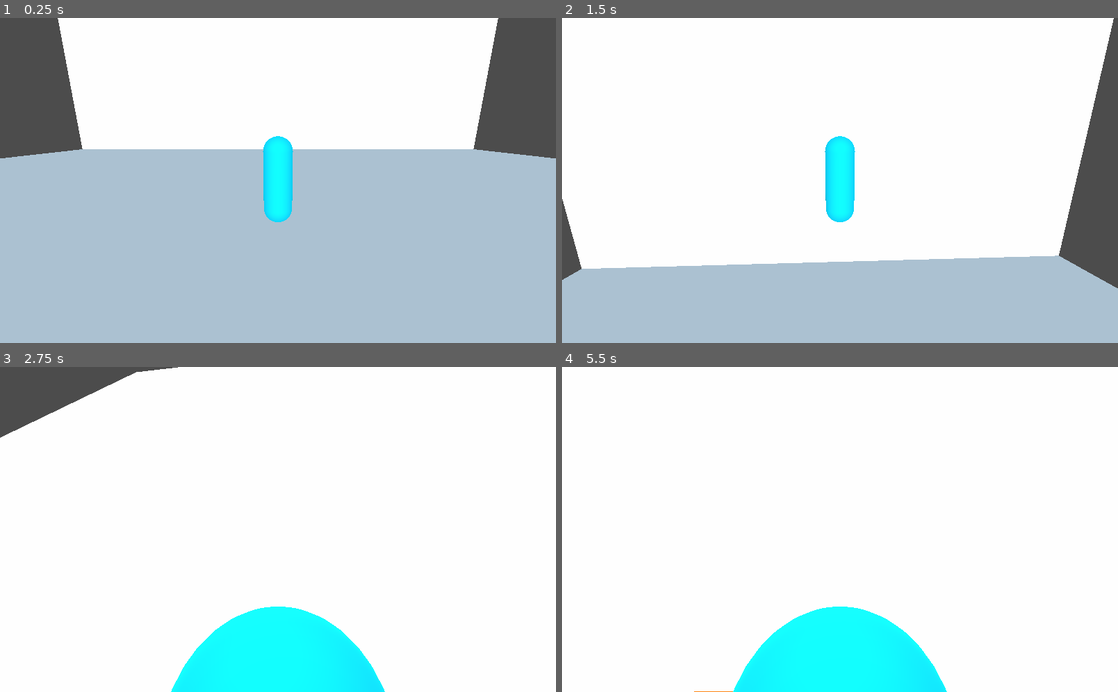
Above: before the commit, frames 1-4 (two rows, left to right).
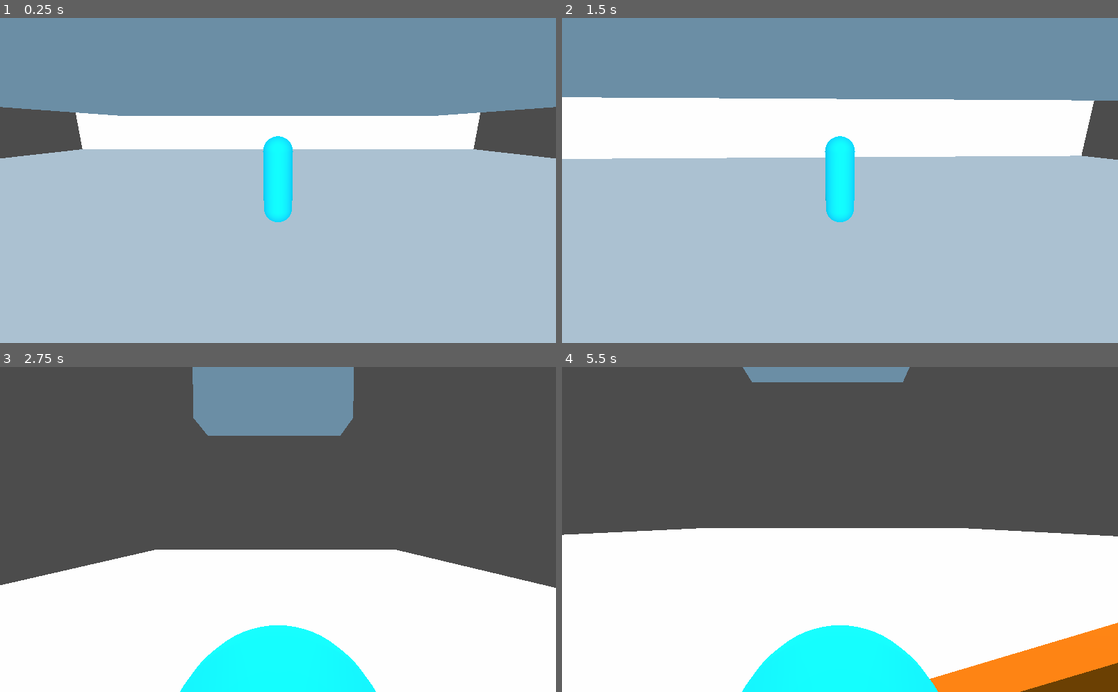
Above: after the commit, the same moments.

Repository: Albertoie710231/Godot_test_1
Game: Godot game, scene res://world/world.tscn
Same seed, same stepped clock (60 frames per second), same inputs: the game is played once before the commit and once after it.
Inputs (mouse positions are in pixels of both pictures, inside the frame that each line leads up to):
- Up to frame 1 (0.25 s): no input
- Up to frame 2 (1.5 s): tap Enter at 0.5 s; move the mouse to (867, 180) at 0.52 s; hold W (move_forward) from 0.53 s (still down); tap Q (action_button) at 0.6 s; tap Space (jump) at 0.77 s; tap E (ready_button) at 0.8, 1.35 s; move the mouse to (812, 180) at 1.27 s
- Up to frame 3 (2.75 s): keep holding W (move_forward); tap Space (jump) at 1.52 s; tap Q (action_button) at 1.55, 2.1 s; move the mouse to (289, 523) at 2.02 s; tap E (ready_button) at 2.3 s
- Up to frame 4 (5.5 s): keep holding W (move_forward); move the mouse to (834, 536) at 2.77 s; click (834, 536) at 2.85 s; tap Space (jump) at 3.02, 3.77, 4.52, 5 s; tap Q (action_button) at 3.05, 4.35 s; move the mouse to (878, 532) at 3.52 s; tap E (ready_button) at 3.6, 5.1 s; move the mouse to (795, 526) at 4.27 s; move the mouse to (845, 529) at 5.02 s

The runs differ from the first frame. In frame 1, 30% of the frame differs, in the area x 0-100%, y 0-31%; in frame 2, 57%; in frame 3, 59%, in the area x 0-100%, y 0-100%; in frame 4, 57%.

Commit message:
Secondary camera looks at valid target.

Diff:
--- a/Prueba_1/world/Characters/CameraPivot.gd
+++ b/Prueba_1/world/Characters/CameraPivot.gd
@@ -1,10 +1,27 @@
-extends Spatial
+extends SpringArm
 
 export var mouse_sensitivity := 0.05
 export var controller_sesitivity = 0.1
 
-func _unhandled_input(event):
-	if get_node("Camera").current == true:
-		if event is InputEventMouseMotion and Input.get_mouse_mode() == Input.MOUSE_MODE_CAPTURED:
-			rotation_degrees.y -= event.relative.x * mouse_sensitivity
-			rotation_degrees.y = wrapf(rotation_degrees.y, 0, 360.0)
+func _ready():
+	set_as_toplevel(true)
+
+func _physics_process(delta):
+	if get_node("SecondaryCamera").current == true:
+		var direct_state = get_world().direct_space_state
+		var collider = direct_state.intersect_ray(get_parent().transform.origin, Vector3(0, 1000.0, 0))
+		if collider:
+			var hypotenuse = 0.0
+			var co = 0.0
+			var degrees_x = 0.0
+			collider.position.y -= (get_parent().transform.origin.y)
+			co = collider.position.y
+			hypotenuse = sqrt(co*co + spring_length*spring_length)
+			degrees_x = rad2deg(acos(spring_length/hypotenuse))
+			get_node("SecondaryCamera").rotation_degrees.x = degrees_x
+			print(degrees_x)
+
+		#if event is InputEventMouseMotion and Input.get_mouse_mode() == Input.MOUSE_MODE_CAPTURED:
+			#look_at(collider.position, Vector3.UP)
+			#rotation_degrees.y -= event.relative.x * mouse_sensitivity
+			#rotation_degrees.y = wrapf(rotation_degrees.y, 0, 360.0)
--- a/Prueba_1/world/Characters/Player.gd
+++ b/Prueba_1/world/Characters/Player.gd
@@ -18,19 +18,20 @@
 onready var _model : Spatial = $Pivot
 onready var _collision_shape : CollisionShape = $CollisionShape
 onready var _area_shape : CollisionShape = $Area/CollisionShape
-onready var _secundary_camera : Spatial = $CameraPivot
+onready var _secundary_camera : SpringArm = $SecondarySpringarm
 
 func _process(_delta:float) -> void:
 	_spring_arm.translation = self.translation
+	_secundary_camera.translation = self.translation
 
 func _physics_process(delta:float) -> void:
 	if ready_func() == false:
 		movement_func(delta)
 	else:
 		warp_func()
-		action_movement()
+		action_movement(delta)
 
-	if _velocity.length() < 1.0 and _velocity.length() != 0.0:
+	if _velocity.length() < 1.0 and _velocity.length() > 0.0:
 		_model.rotation.y = temp_rotation
 
 func imput_movement(input_vector:Vector3, rotating_object:Node) -> Vector3:
@@ -60,20 +61,21 @@
 
 	_velocity = move_and_slide_with_snap(_velocity, _snap_vector, Vector3.UP, true)
 
-	var is_moving_on_floor : bool = _velocity.x != 0.0 or _velocity.z != 0.0
+	var is_moving_on_floor : bool = Vector2(_velocity.z,_velocity.x).length() != 0.0
 
 	if is_moving_on_floor:
 		var look_direction = Vector2(-_velocity.z, -_velocity.x)
 		_model.rotation.y = look_direction.angle()
 		temp_rotation = _model.rotation.y
 
-func action_movement() -> void:
+func action_movement(delta) -> void:
 	var input_vector = Vector3.ZERO
 	input_vector = imput_movement(input_vector, _secundary_camera)
 
 	if action_flag == false:
 		_velocity.x = input_vector.x * max_speed
 		_velocity.z = input_vector.z * max_speed
+		_velocity.y -= gravity * delta
 		_snap_vector = Vector3.DOWN
 	else:
 		_velocity.x = 0.0
@@ -83,7 +85,7 @@
 
 	_velocity = move_and_slide_with_snap(_velocity, _snap_vector, Vector3.UP, true)
 
-	var is_moving_on_floor : bool = _velocity.x != 0.0 or _velocity.z != 0.0
+	var is_moving_on_floor : bool = Vector2(_velocity.z,_velocity.x).length() != 0.0
 
 	if is_moving_on_floor:
 		var look_direction = Vector2(-_velocity.z, -_velocity.x)
@@ -93,7 +95,7 @@
 	if Input.is_action_just_pressed("ready_button") and action_flag == false:
 		ready_flag = !ready_flag
 		_spring_arm.get_node("Camera").current = !ready_flag
-		_secundary_camera.get_node("Camera").current = ready_flag
+		_secundary_camera.get_node("SecondaryCamera").current = ready_flag
 	return ready_flag
 
 func warp_func() -> void:
@@ -116,7 +118,7 @@
 			collider_6.position.y -= transform.origin.y
 			if Input.is_action_just_pressed("action_button"):
 				_spring_arm.get_node("Camera").current = true
-				_secundary_camera.get_node("Camera").current = false
+				_secundary_camera.get_node("SecondaryCamera").current = false
 				action_flag = true
 				_collision_shape.disabled = true
 				_area_shape.disabled = false
--- a/Prueba_1/world/Characters/Player.tscn
+++ b/Prueba_1/world/Characters/Player.tscn
@@ -57,11 +57,12 @@
 transform = Transform( 1, 0, 0, 0, 1, 0, 0, 0, 1, 0, 0, 7 )
 current = true
 
-[node name="CameraPivot" type="Spatial" parent="."]
+[node name="SecondarySpringarm" type="SpringArm" parent="."]
+transform = Transform( 1, 0, 0, 0, 1, 0, 0, 0, 1, 0, -1.5, 0 )
+margin = 0.5
 script = ExtResource( 3 )
 
-[node name="Camera" type="Camera" parent="CameraPivot"]
-transform = Transform( 1, 0, 0, 0, 0.697002, -0.717069, 0, 0.717069, 0.697002, 0, 0.848482, 1.37624 )
+[node name="SecondaryCamera" type="Camera" parent="SecondarySpringarm"]
 
 [node name="Area" type="Area" parent="."]
 
--- a/Prueba_1/world/world.tscn
+++ b/Prueba_1/world/world.tscn
@@ -35,7 +35,7 @@
 [node name="Player" parent="." instance=ExtResource( 1 )]
 
 [node name="StaticBody" type="StaticBody" parent="."]
-transform = Transform( 1, 0, 0, 0, 1, 0, 0, 0, 1, 0, 24, 0 )
+transform = Transform( 1, 0, 0, 0, 1, 0, 0, 0, 1, 0, 7, 0 )
 
 [node name="CollisionShape" type="CollisionShape" parent="StaticBody"]
 shape = SubResource( 3 )
